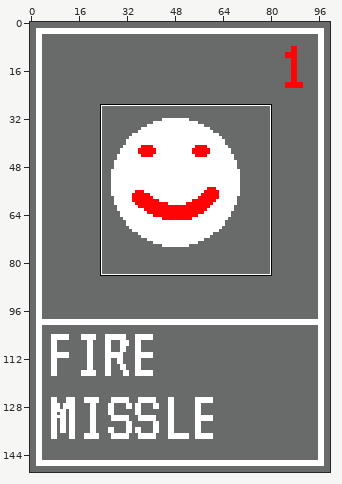
A sprite sheet gets an edit: assets/missleAtk.png. Above: a wide view before the commit, with the close-up outlined.
Close-up. First the earlier version:
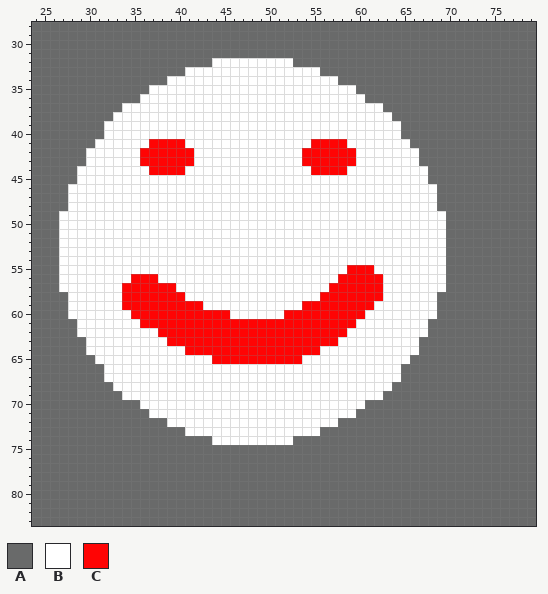
The file is 100x150 pixels. Colours within 5 levels of each other are drawn and written as one. Shown: x 24..79, y 28..83.
Palette (. is transparent): A #696a6a  B #ffffff  C #ff0404
Pixels before (only the part around the change), first column x 24:
28 AAAAAAAAAAAAAAAAAAAAAAAAAAAAAAAAAAAAAAAAAAAAAAAAAAAAAAAA
29 AAAAAAAAAAAAAAAAAAAAAAAAAAAAAAAAAAAAAAAAAAAAAAAAAAAAAAAA
30 AAAAAAAAAAAAAAAAAAAAAAAAAAAAAAAAAAAAAAAAAAAAAAAAAAAAAAAA
31 AAAAAAAAAAAAAAAAAAAAAAAAAAAAAAAAAAAAAAAAAAAAAAAAAAAAAAAA
32 AAAAAAAAAAAAAAAAAAAABBBBBBBBBAAAAAAAAAAAAAAAAAAAAAAAAAAA
33 AAAAAAAAAAAAAAAAABBBBBBBBBBBBBBBAAAAAAAAAAAAAAAAAAAAAAAA
34 AAAAAAAAAAAAAAABBBBBBBBBBBBBBBBBBBAAAAAAAAAAAAAAAAAAAAAA
35 AAAAAAAAAAAAABBBBBBBBBBBBBBBBBBBBBBBAAAAAAAAAAAAAAAAAAAA
36 AAAAAAAAAAAABBBBBBBBBBBBBBBBBBBBBBBBBAAAAAAAAAAAAAAAAAAA
37 AAAAAAAAAABBBBBBBBBBBBBBBBBBBBBBBBBBBBBAAAAAAAAAAAAAAAAA
38 AAAAAAAAABBBBBBBBBBBBBBBBBBBBBBBBBBBBBBBAAAAAAAAAAAAAAAA
39 AAAAAAAABBBBBBBBBBBBBBBBBBBBBBBBBBBBBBBBBAAAAAAAAAAAAAAA
40 AAAAAAAABBBBBBBBBBBBBBBBBBBBBBBBBBBBBBBBBAAAAAAAAAAAAAAA
41 AAAAAAABBBBBBCCCCBBBBBBBBBBBBBBCCCCBBBBBBBAAAAAAAAAAAAAA
42 AAAAAABBBBBBCCCCCCBBBBBBBBBBBBCCCCCCBBBBBBBAAAAAAAAAAAAA
43 AAAAAABBBBBBCCCCCCBBBBBBBBBBBBCCCCCCBBBBBBBAAAAAAAAAAAAA
44 AAAAABBBBBBBBCCCCBBBBBBBBBBBBBBCCCCBBBBBBBBBAAAAAAAAAAAA
45 AAAAABBBBBBBBBBBBBBBBBBBBBBBBBBBBBBBBBBBBBBBAAAAAAAAAAAA
46 AAAABBBBBBBBBBBBBBBBBBBBBBBBBBBBBBBBBBBBBBBBBAAAAAAAAAAA
47 AAAABBBBBBBBBBBBBBBBBBBBBBBBBBBBBBBBBBBBBBBBBAAAAAAAAAAA
48 AAAABBBBBBBBBBBBBBBBBBBBBBBBBBBBBBBBBBBBBBBBBAAAAAAAAAAA
49 AAABBBBBBBBBBBBBBBBBBBBBBBBBBBBBBBBBBBBBBBBBBBAAAAAAAAAA
50 AAABBBBBBBBBBBBBBBBBBBBBBBBBBBBBBBBBBBBBBBBBBBAAAAAAAAAA
51 AAABBBBBBBBBBBBBBBBBBBBBBBBBBBBBBBBBBBBBBBBBBBAAAAAAAAAA
52 AAABBBBBBBBBBBBBBBBBBBBBBBBBBBBBBBBBBBBBBBBBBBAAAAAAAAAA
53 AAABBBBBBBBBBBBBBBBBBBBBBBBBBBBBBBBBBBBBBBBBBBAAAAAAAAAA
54 AAABBBBBBBBBBBBBBBBBBBBBBBBBBBBBBBBBBBBBBBBBBBAAAAAAAAAA
55 AAABBBBBBBBBBBBBBBBBBBBBBBBBBBBBBBBCCCBBBBBBBBAAAAAAAAAA
56 AAABBBBBBBBCCCBBBBBBBBBBBBBBBBBBBBCCCCCBBBBBBBAAAAAAAAAA
57 AAABBBBBBBCCCCCCBBBBBBBBBBBBBBBBBCCCCCCBBBBBBBAAAAAAAAAA
58 AAAABBBBBBCCCCCCCBBBBBBBBBBBBBBBCCCCCCCBBBBBBAAAAAAAAAAA
59 AAAABBBBBBCCCCCCCCCBBBBBBBBBBBCCCCCCCCBBBBBBBAAAAAAAAAAA
60 AAAABBBBBBBCCCCCCCCCCCBBBBBBCCCCCCCCCBBBBBBBBAAAAAAAAAAA
61 AAAAABBBBBBBCCCCCCCCCCCCCCCCCCCCCCCCBBBBBBBBAAAAAAAAAAAA
62 AAAAABBBBBBBBBCCCCCCCCCCCCCCCCCCCCCBBBBBBBBBAAAAAAAAAAAA
63 AAAAAABBBBBBBBBCCCCCCCCCCCCCCCCCCCBBBBBBBBBAAAAAAAAAAAAA
64 AAAAAABBBBBBBBBBBCCCCCCCCCCCCCCCBBBBBBBBBBBAAAAAAAAAAAAA
65 AAAAAAABBBBBBBBBBBBBCCCCCCCCCCBBBBBBBBBBBBAAAAAAAAAAAAAA
66 AAAAAAAABBBBBBBBBBBBBBBBBBBBBBBBBBBBBBBBBAAAAAAAAAAAAAAA
67 AAAAAAAABBBBBBBBBBBBBBBBBBBBBBBBBBBBBBBBBAAAAAAAAAAAAAAA
68 AAAAAAAAABBBBBBBBBBBBBBBBBBBBBBBBBBBBBBBAAAAAAAAAAAAAAAA
69 AAAAAAAAAABBBBBBBBBBBBBBBBBBBBBBBBBBBBBAAAAAAAAAAAAAAAAA
70 AAAAAAAAAAAABBBBBBBBBBBBBBBBBBBBBBBBBAAAAAAAAAAAAAAAAAAA
71 AAAAAAAAAAAAABBBBBBBBBBBBBBBBBBBBBBBAAAAAAAAAAAAAAAAAAAA
72 AAAAAAAAAAAAAAABBBBBBBBBBBBBBBBBBBAAAAAAAAAAAAAAAAAAAAAA
73 AAAAAAAAAAAAAAAAABBBBBBBBBBBBBBBAAAAAAAAAAAAAAAAAAAAAAAA
74 AAAAAAAAAAAAAAAAAAAABBBBBBBBBAAAAAAAAAAAAAAAAAAAAAAAAAAA
75 AAAAAAAAAAAAAAAAAAAAAAAAAAAAAAAAAAAAAAAAAAAAAAAAAAAAAAAA
76 AAAAAAAAAAAAAAAAAAAAAAAAAAAAAAAAAAAAAAAAAAAAAAAAAAAAAAAA
77 AAAAAAAAAAAAAAAAAAAAAAAAAAAAAAAAAAAAAAAAAAAAAAAAAAAAAAAA
78 AAAAAAAAAAAAAAAAAAAAAAAAAAAAAAAAAAAAAAAAAAAAAAAAAAAAAAAA
79 AAAAAAAAAAAAAAAAAAAAAAAAAAAAAAAAAAAAAAAAAAAAAAAAAAAAAAAA
80 AAAAAAAAAAAAAAAAAAAAAAAAAAAAAAAAAAAAAAAAAAAAAAAAAAAAAAAA
81 AAAAAAAAAAAAAAAAAAAAAAAAAAAAAAAAAAAAAAAAAAAAAAAAAAAAAAAA
82 AAAAAAAAAAAAAAAAAAAAAAAAAAAAAAAAAAAAAAAAAAAAAAAAAAAAAAAA
83 AAAAAAAAAAAAAAAAAAAAAAAAAAAAAAAAAAAAAAAAAAAAAAAAAAAAAAAA
After:
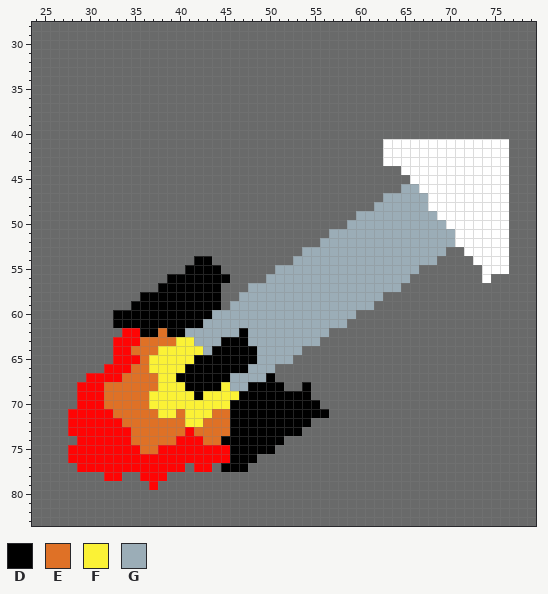
Colours new in this view: D #000000  E #df7126  F #fbf236  G #9badb7
Diff:
Changed rows in their new state; - is an unchanged pixel.
first column x 27:
32 -----------------AAAAAAAAA------------------------
33 --------------AAAAAAAAAAAAAAA---------------------
34 ------------AAAAAAAAAAAAAAAAAAA-------------------
35 ----------AAAAAAAAAAAAAAAAAAAAAAA-----------------
36 ---------AAAAAAAAAAAAAAAAAAAAAAAAA----------------
37 -------AAAAAAAAAAAAAAAAAAAAAAAAAAAAA--------------
38 ------AAAAAAAAAAAAAAAAAAAAAAAAAAAAAAA-------------
39 -----AAAAAAAAAAAAAAAAAAAAAAAAAAAAAAAAA------------
40 -----AAAAAAAAAAAAAAAAAAAAAAAAAAAAAAAAA------------
41 ----AAAAAAAAAAAAAAAAAAAAAAAAAAAAAAAA---BBBBBBBBBBB
42 ---AAAAAAAAAAAAAAAAAAAAAAAAAAAAAAAAA----BBBBBBBBBB
43 ---AAAAAAAAAAAAAAAAAAAAAAAAAAAAAAAAA----BBBBBBBBBB
44 --AAAAAAAAAAAAAAAAAAAAAAAAAAAAAAAAAAAA---BBBBBBBBB
45 --AAAAAAAAAAAAAAAAAAAAAAAAAAAAAAAAAAAAA--BBBBBBBBB
46 -AAAAAAAAAAAAAAAAAAAAAAAAAAAAAAAAAAAAAGG--BBBBBBBB
47 -AAAAAAAAAAAAAAAAAAAAAAAAAAAAAAAAAAAGGGGG-BBBBBBBB
48 -AAAAAAAAAAAAAAAAAAAAAAAAAAAAAAAAAAGGGGGG-BBBBBBBB
49 AAAAAAAAAAAAAAAAAAAAAAAAAAAAAAAAAGGGGGGGGG-BBBBBBB
50 AAAAAAAAAAAAAAAAAAAAAAAAAAAAAAAAGGGGGGGGGGGBBBBBBB
51 AAAAAAAAAAAAAAAAAAAAAAAAAAAAAAGGGGGGGGGGGGGGBBBBBB
52 AAAAAAAAAAAAAAAAAAAAAAAAAAAAAGGGGGGGGGGGGGGGBBBBBB
53 AAAAAAAAAAAAAAAAAAAAAAAAAAAGGGGGGGGGGGGGGGG--BBBBB
54 AAAAAAAAAAAAAAADDAAAAAAAAAGGGGGGGGGGGGGGGGA---BBBB
55 AAAAAAAAAAAAAADDDDAAAAAAGGGGGGGGGGGGGGGGAAA----BBB
56 AAAAAAAAAAAADDDDDDDAAAAGGGGGGGGGGGGGGGGAAAA----B--
57 AAAAAAAAAAADDDDDDDAAAGGGGGGGGGGGGGGGGGAAAAA-------
58 -AAAAAAAADDDDDDDDDAAGGGGGGGGGGGGGGGGAAAAAA--------
59 -AAAAAAADDDDDDDDDDAGGGGGGGGGGGGGGGGAAAAAAA--------
60 -AAAAADDDDDDDDDDDGGGGGGGGGGGGGGGGAAAAAAAAA--------
61 --AAAADDDDDDDDDDGGGGGGGGGGGGGGGGAAAAAAAAA---------
62 --AAAAACCDDEDDGGGGGGDGGGGGGGGGAAAAAAAAAAA---------
63 ---AAACCCEEEEFFGGGDDDGGGGGGGGAAAAAAAAAAA----------
64 ---AAACCEEEFFFFFGDDDDDGGGGGAAAAAAAAAAAAA----------
65 ----AACCCEFFFFFDDDDDDDGGGGAAAAAAAAAAAAA-----------
66 -----CCCEEFFFFDDDDDDDGGGAAAAAAAAAAAAAA------------
67 ---CCCCEEEEFFDDDDDDGGGGDAAAAAAAAAAAAAA------------
68 --CCCEEEEEEFFFDDDDFGGDDDDAADAAAAAAAAA-------------
69 --CCCEEEEEFFFFFDFFFFDDDDDDDDAAAAAAAA--------------
70 --CCCEEEEEFFFFFFFFFDDDDDDDDDDAAAAA----------------
71 -CCCCCEEEEEFFEFFFEEDDDDDDDDDDDAAA-----------------
72 -CCCCCCEEEEEEEFFEEEDDDDDDDDDAAA-------------------
73 -CCCCCCCEEEEEECEEEEDDDDDDDDAA---------------------
74 --CCCCCCEEEEECCCEEDDDDDDDA------------------------
75 -CCCCCCCCEECCCCCCCCDDDDD--------------------------
76 -CCCCCCCCCCCCCCCCCCDDD----------------------------
77 --CCCCCCCCCCCC-CC-DDD-----------------------------
78 -----CC--CCC--------------------------------------
79 ----------C---------------------------------------
